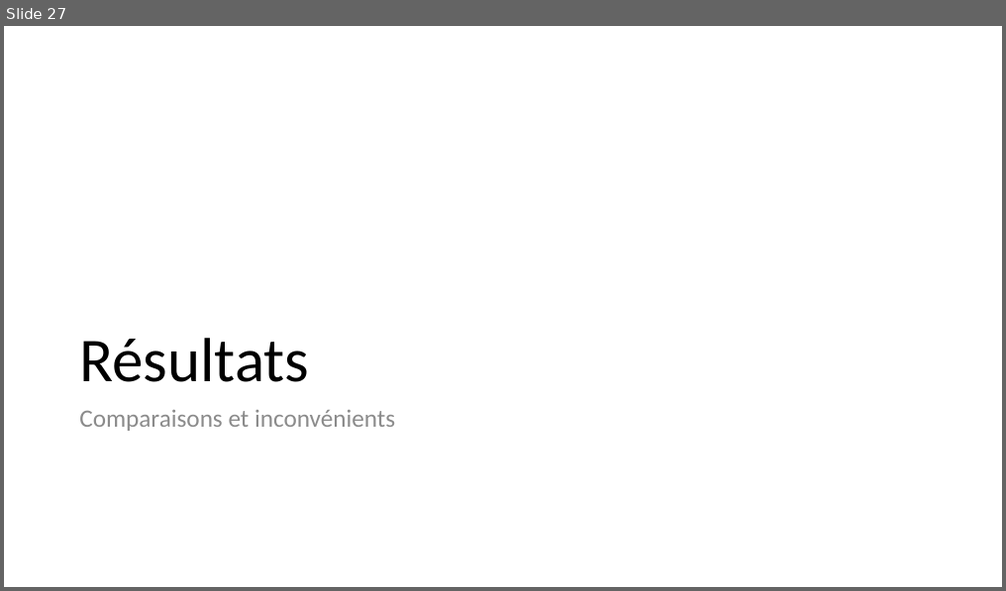
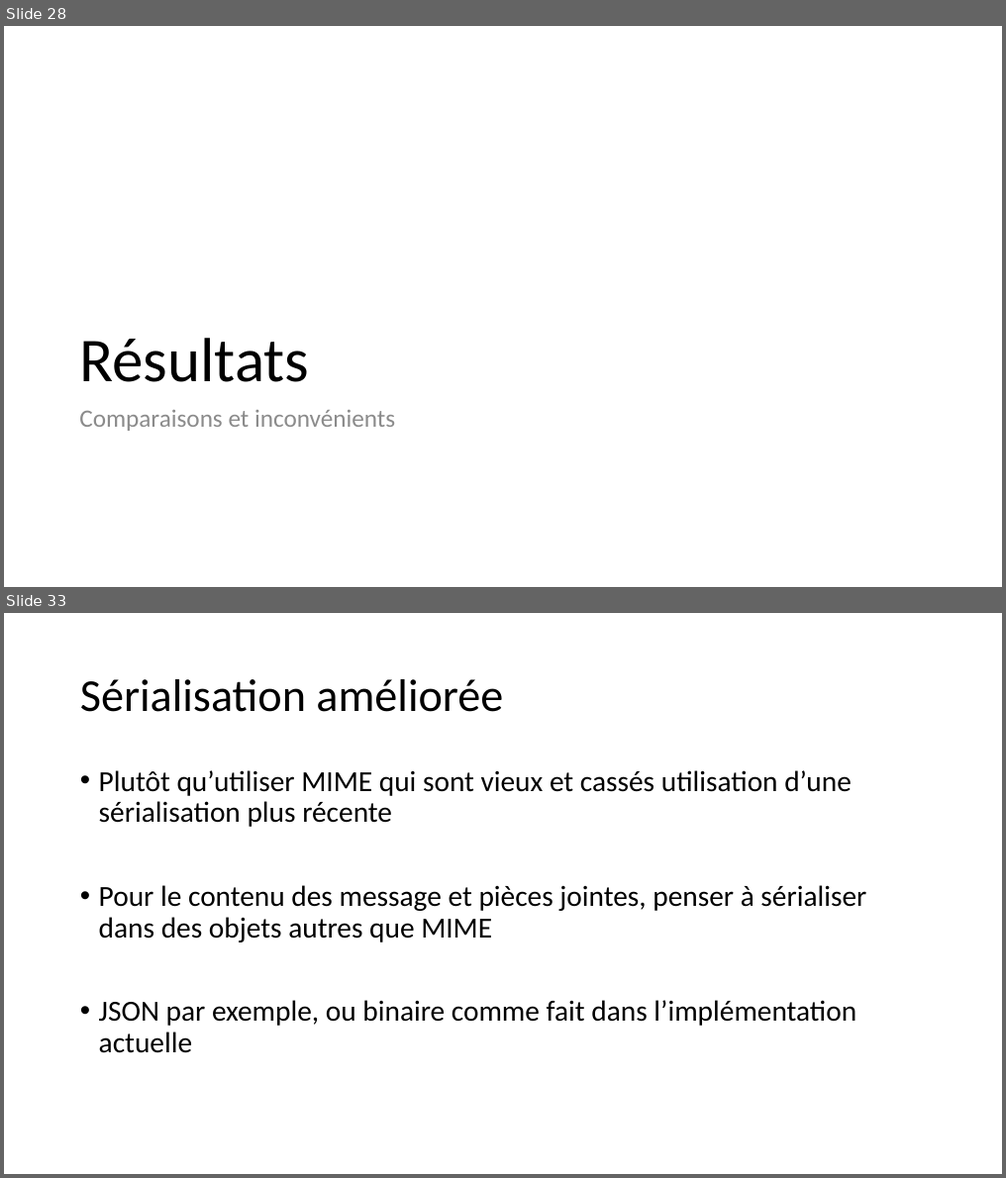
Before and after one commit to mbonjour/TB_Bonjour, a slide deck: Presentation/Presentation_TB_Mickael_Bonjour.pptx. Shown one above the other, each under a label of ours: slide 27 before the commit, slides 28 and 33 after it; the slides between them are not shown. The pictures are 1006x591 and 1006x1178 pixels, drawn with LibreOffice and Linux fonts; fonts in the diff are those of the drawing; background and template pictures are left out. Boxes give left, top, right and bottom in pixels: in the first picture for what was removed or moved away, otherwise in the second. Text is boxed around its words. In the diff, an @@ line names an element or a change of style, - is before the commit and + after.

```diff
--- a/Presentation/Presentation_TB_Mickael_Bonjour.pptx
+++ b/Presentation/Presentation_TB_Mickael_Bonjour.pptx
@@ slide 33 added at (x1=4, y1=613, x2=1002, y2=1174), background #FFFFFF @@
@@ title added at (x1=80, y1=679, x2=503, y2=712), 44 pt, text #000000 @@
+Sérialisation améliorée
@@ text added at (x1=99, y1=770, x2=866, y2=1054), 28 pt, text #000000 @@
+• Plutôt qu’utiliser MIME qui sont vieux et cassés utilisation d’une sérialisation plus récente
+• Pour le contenu des message et pièces jointes, penser à sérialiser dans des objets autres que MIME
+• JSON par exemple, ou binaire comme fait dans l’implémentation actuelle
@@ what was slide 27 is now slide 28 @@
```
Also in this commit, not shown: 17 slides changed, 4 other slides added, 1 slide removed.
